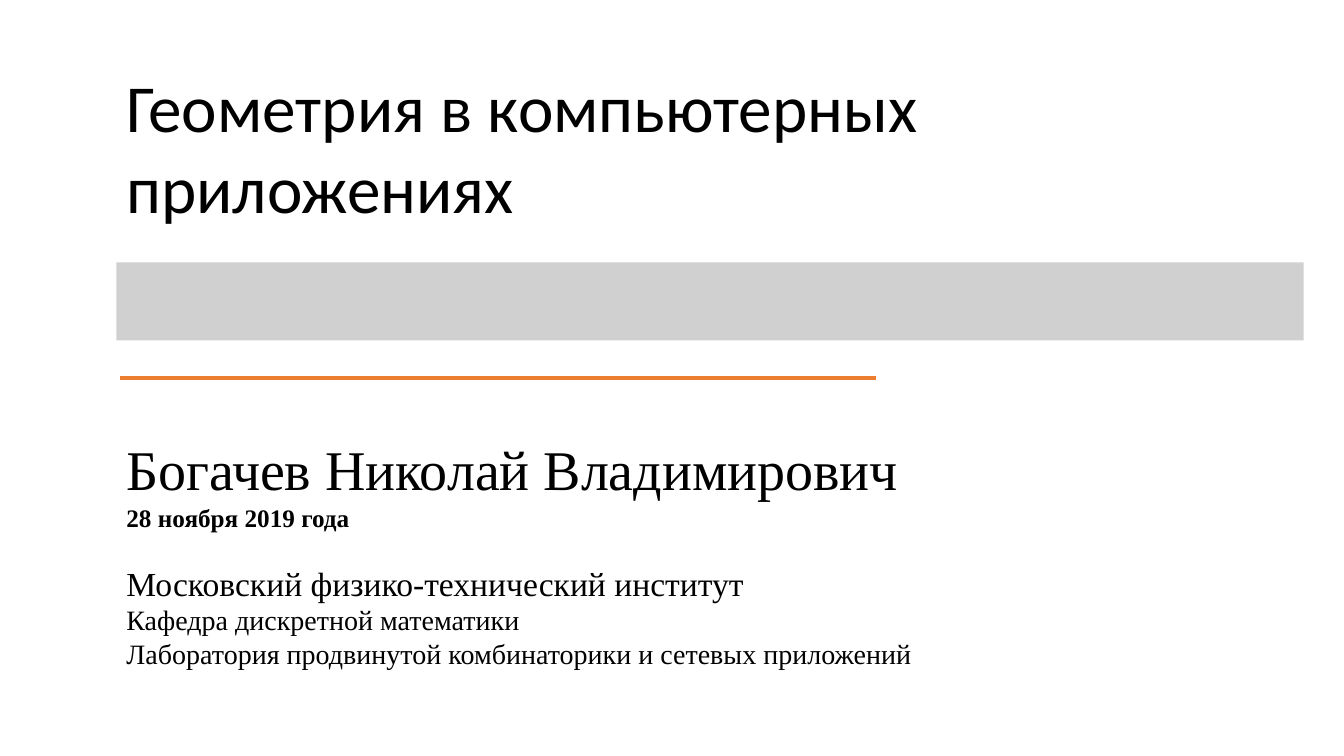
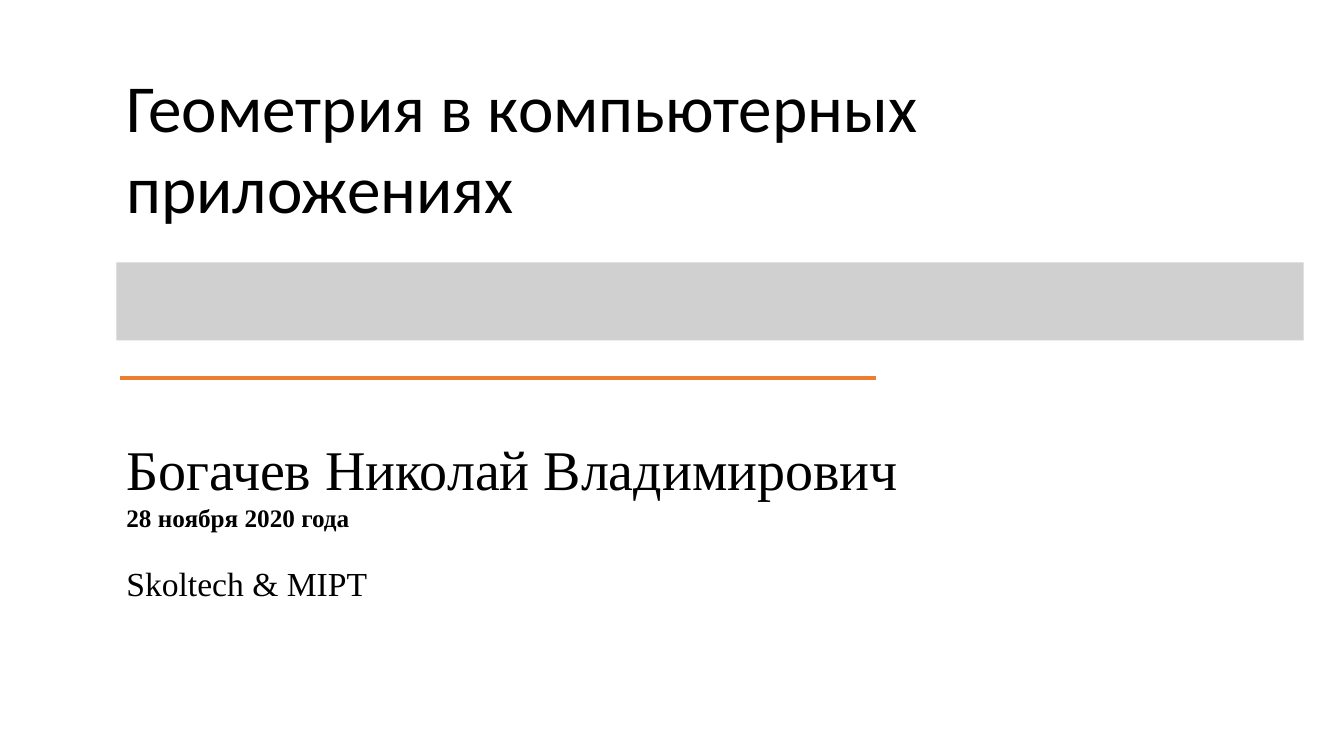
Before and after one commit to nvbogachev/homepage, a slide deck: slide 1 of content/teaching/gcs20f/DDG-Laplacian-Smoothing.pptx. Drawn at 1344x756 pixels with LibreOffice and Linux fonts; fonts in the diff are those of the drawing; grey boxes stand for pictures. Boxes give left, top, right and bottom in pixels: in the first picture for what was removed or moved away, otherwise in the second. Text is boxed around its words. In the diff, an @@ line names an element or a change of style, - is before the commit and + after.

```diff
--- a/content/teaching/gcs20f/DDG-Laplacian-Smoothing.pptx
+++ b/content/teaching/gcs20f/DDG-Laplacian-Smoothing.pptx
@@ text at bbox=[126, 509, 367, 597]: text changed; size 20 to 18 pt; bold on @@
-28 ноября 2019 года
-Московский физико-технический институт
-Кафедра дискретной математики
-Лаборатория продвинутой комбинаторики и сетевых приложений
+28 ноября 2020 года
+Skoltech & MIPT
```
Also in this commit, not shown: 1 other slide changed, 3 other files.
